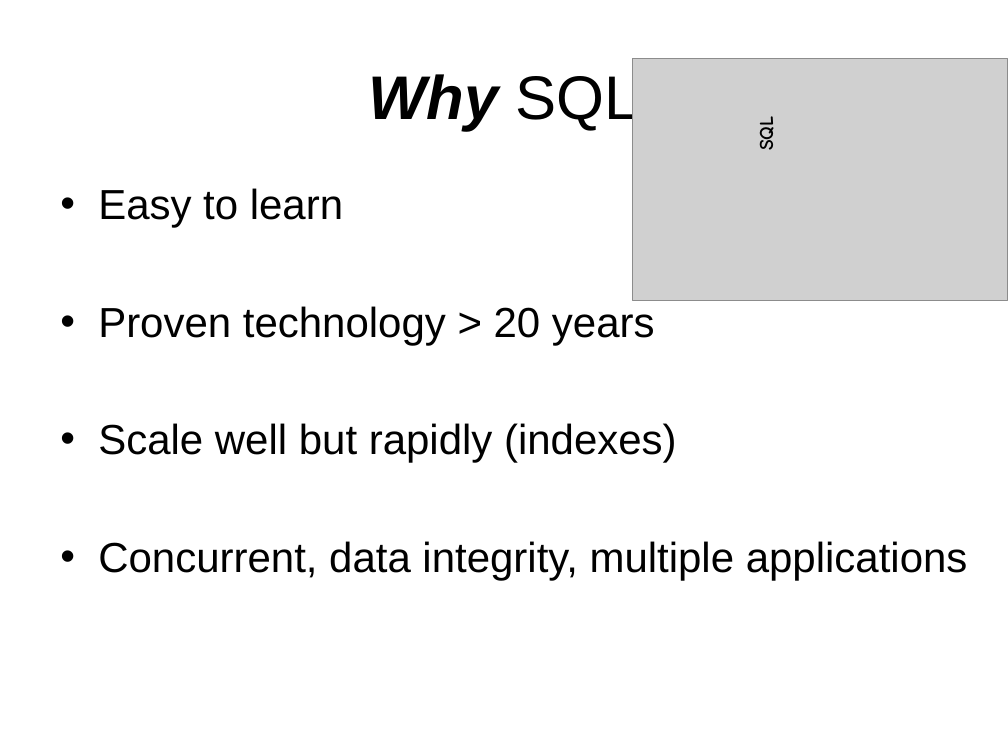
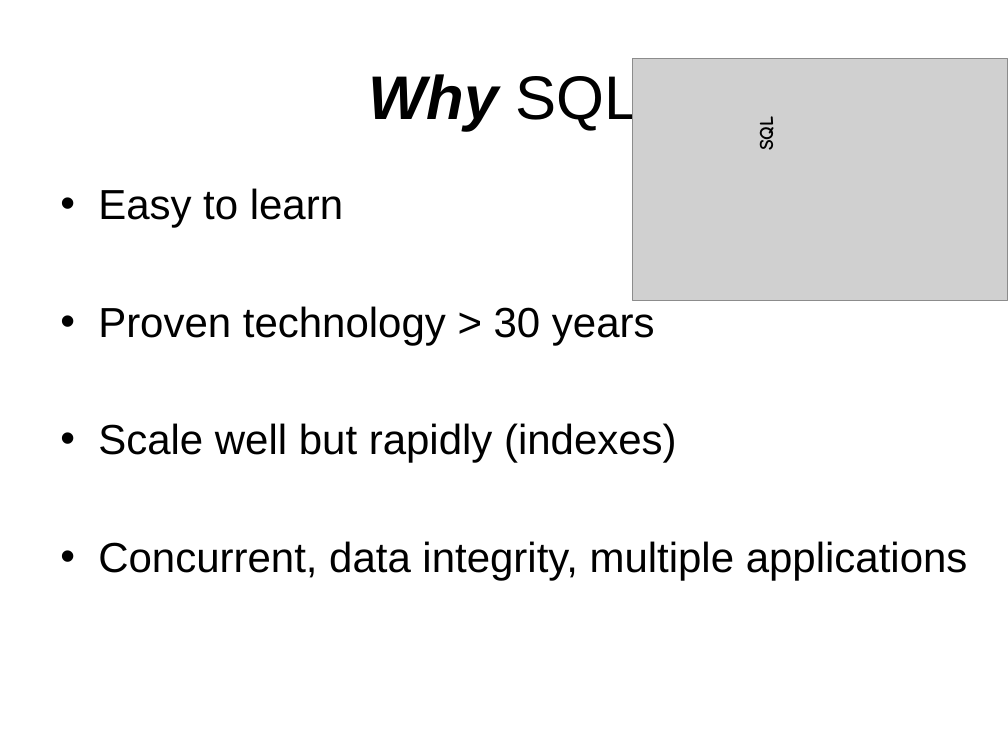
Before and after one commit to sonvq/sqltraining, a slide deck: slide 5 of QS_Training_SQL_Overview.pptx (slide 4 before the commit). Drawn at 1008x756 pixels with LibreOffice and Linux fonts; fonts in the diff are those of the drawing; grey boxes stand for pictures; background and template pictures are left out. Boxes give left, top, right and bottom in pixels: in the first picture for what was removed or moved away, otherwise in the second. Text is boxed around its words. In the diff, an @@ line names an element or a change of style, - is before the commit and + after.

```diff
--- a/QS_Training_SQL_Overview.pptx
+++ b/QS_Training_SQL_Overview.pptx
@@ text at <box>98,306,655,345</box>: text changed @@
-• Proven technology > 20 years
+• Proven technology > 30 years
```
Also in this commit, not shown: 2 other slides changed, 1 slide added, 5 other files.
